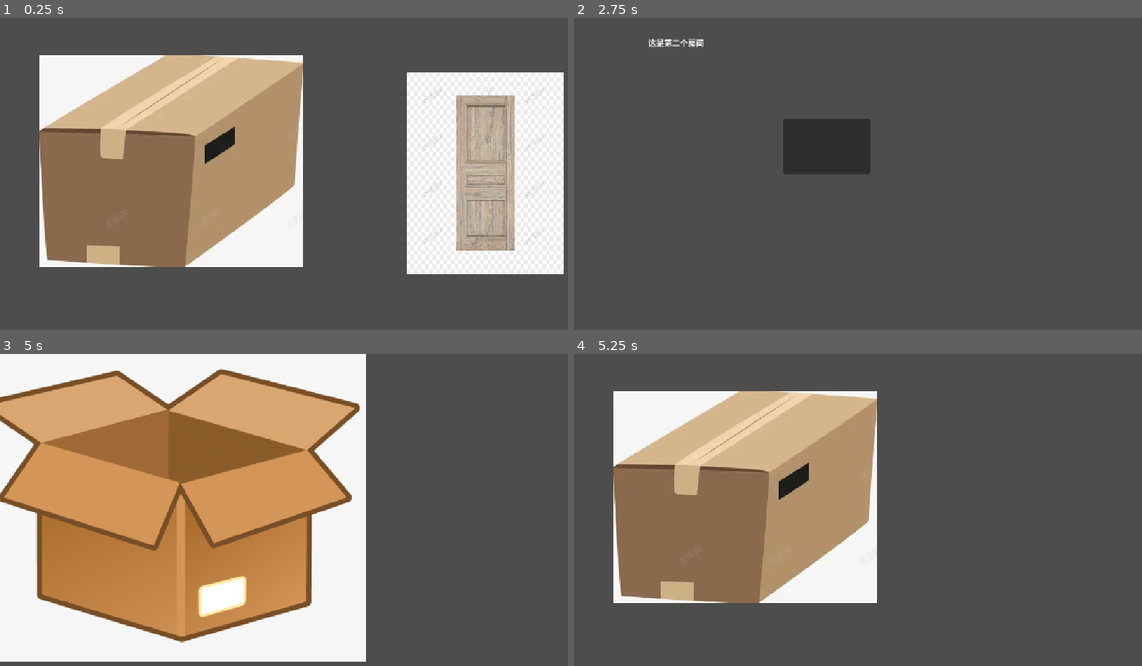
Above: before the commit, frames 1-4 (two rows, left to right).
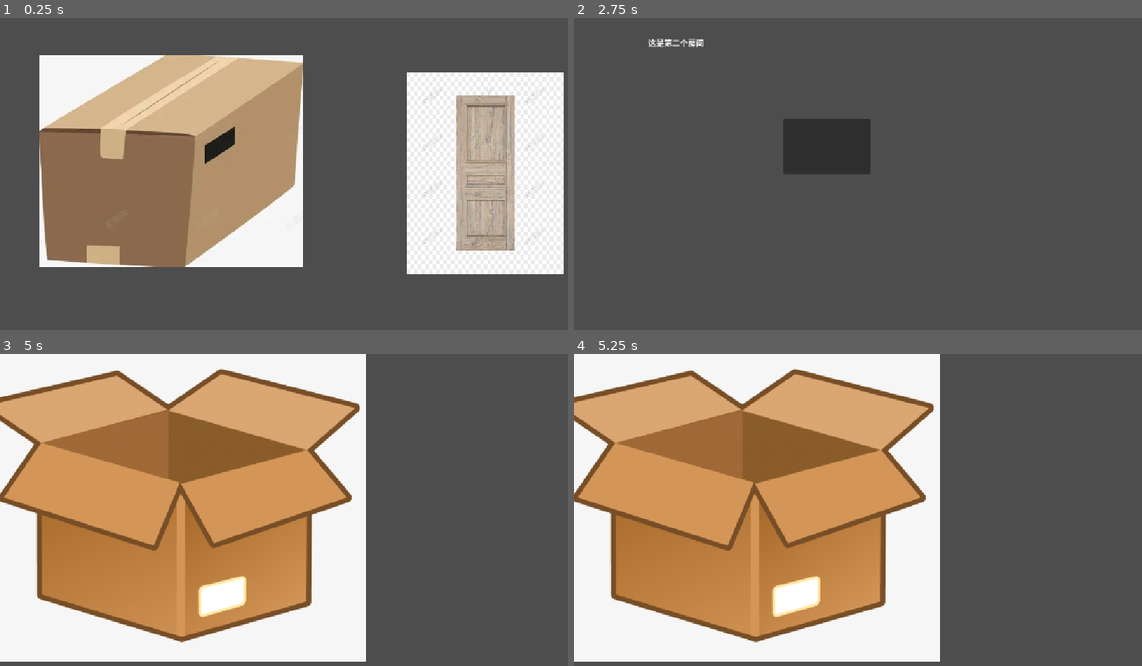
Above: after the commit, the same moments.

Repository: lisen0028/godot_study
Game: Godot game, scene res://main.tscn
The game is run twice, just before and just after one commit, with the same random seed, the same clock (stepped at 60 frames per second) and the same inputs.
Inputs (mouse positions are in pixels of both pictures, inside the frame that each line leads up to):
- Up to frame 1 (0.25 s): no input
- Up to frame 2 (2.75 s): tap Enter at 0.5, 2 s; move the mouse to (744, 102) at 0.52 s; click (744, 102) at 0.67 s; tap Space at 1.25 s; move the mouse to (727, 192) at 1.27 s; click (727, 192) at 1.42 s; move the mouse to (1056, 174) at 2.02 s; click (1056, 174) at 2.17 s
- Up to frame 3 (5 s): click (255, 481) at 2.75 s; tap Space at 3.5 s; move the mouse to (255, 578) at 3.52 s; click (255, 578) at 3.67 s; tap Enter at 4.25 s; move the mouse to (460, 563) at 4.27 s; click (460, 563) at 4.42 s
- Up to frame 4 (5.25 s): tap Space at 5 s; move the mouse to (687, 466) at 5.02 s; click (687, 466) at 5.17 s

Frames 1-3 are identical in both runs. In frame 4, 63% of the frame differs, in the area x 0-65%, y 0-99%.

Commit message:
钥匙开门系统完成

Diff:
--- a/room2/GameState.gd
+++ b/room2/GameState.gd
@@ -22,3 +22,19 @@
 	#通知其他状态变化
 	key_taken_changed.emit()
 	has_key_changed.emit()
+
+func open_door():
+		if door_opened:
+			return
+		door_opened = true
+		has_key = false
+		door_opened_changed.emit()
+		has_key_changed.emit()
+
+		get_tree().change_scene_to_file("res://room_2.tscn")
+
+func open_box():
+		if box_opened:
+			return
+		box_opened = true
+		box_opened_changed.emit()
--- a/room2/box.gd
+++ b/room2/box.gd
@@ -22,8 +22,4 @@
 	print(event) # Replace with function body.
 	if  event is InputEventMouseButton and event.button_index == 1 and event.pressed:
 		if not GameState.box_opened:
-			GameState.box_opened = true
-			GameState.box_opened_changed.emit()
-		else:
-			GameState.box_opened = false
-			GameState.box_opened_changed.emit()
+			GameState.open_box()
--- a/room2/door.gd
+++ b/room2/door.gd
@@ -1,6 +1,7 @@
 extends Area2D
 
 @onready var sprite = $Sprite2D
+@onready var collisionShape2D = $CollisionShape2D
 
 
 func  _ready() -> void:
@@ -10,17 +11,14 @@
 func refresh():
 	if GameState.door_opened:
 		sprite.visible = false
+		collisionShape2D.disabled = true
 	else:
 		sprite.visible = true
+		collisionShape2D.disabled = false
 func _on_input_event(viewport: Node, event: InputEvent, shape_idx: int) -> void:
 	if event is InputEventMouseButton and event.button_index == 1 and event.pressed:
 		if GameState.has_key:
-			GameState.has_key = false
-			GameState.has_key_changed.emit()
-
-			GameState.door_opened = true
-			GameState.door_opened_changed.emit()
-
-			get_tree().change_scene_to_file("res://room_2.tscn")
+			if not GameState.door_opened:
+				GameState.open_door()
 		else:
 			print("你没有钥匙，找找吧")
